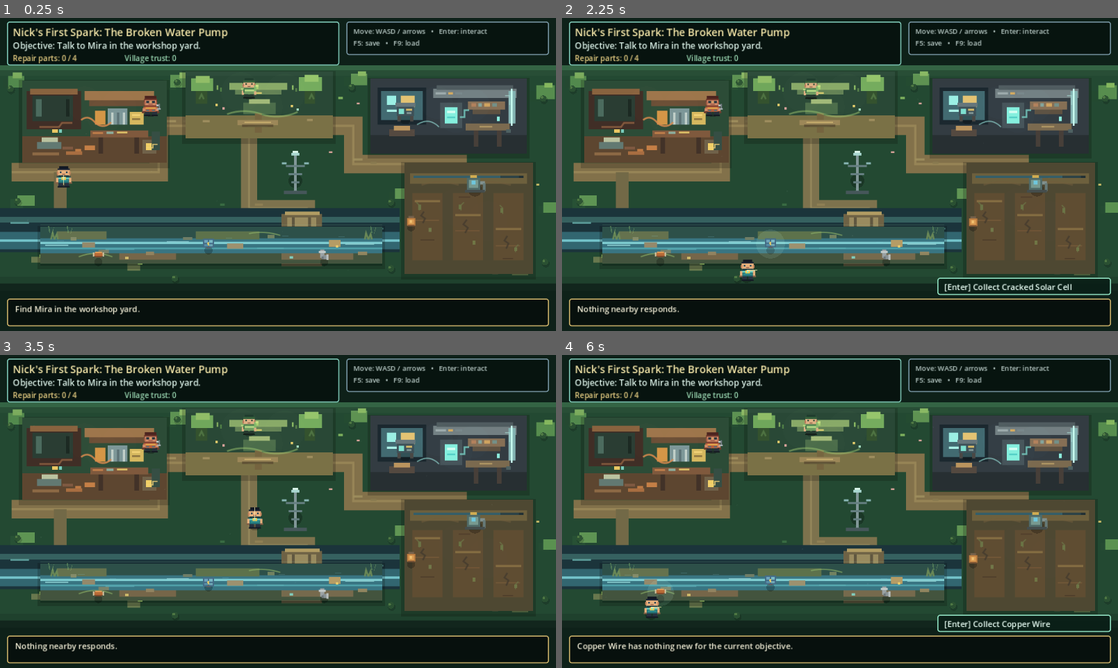
Above: before the commit, frames 1-4 (two rows, left to right).
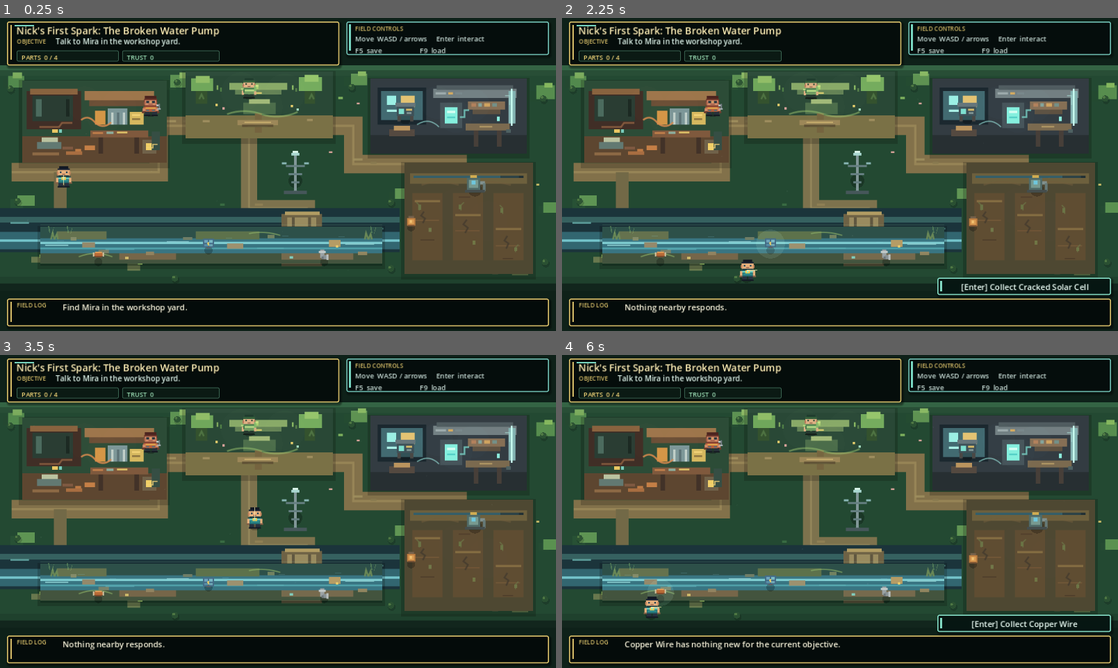
Above: after the commit, the same moments.

Repository: ndrorchestration/nick-luminous-valley
Game: Godot game, scene res://scenes/world/main.tscn
Two runs of this game, one before a commit and one after it. Both use one fixed random seed, a clock stepped at 60 frames per second and the inputs below.
Inputs:
- Up to frame 1 (0.25 s): no input
- Up to frame 2 (2.25 s): tap Enter at 0.5, 0.6, 1.35, 2.1 s; hold Right (ui_right) 0.53-1.28 s; tap Space at 0.77, 1.52 s; hold Down (ui_down) 1.28-2.03 s; hold Right (ui_right) from 2.03 s (still down)
- Up to frame 3 (3.5 s): release Right (ui_right) at 2.78 s; hold Up (ui_up) from 2.78 s (still down); tap Enter at 2.85 s; tap Space at 3.02 s
- Up to frame 4 (6 s): release Up (ui_up) at 3.53 s; hold Left (ui_left) 3.53-5.03 s; tap Enter every 0.75 s from 3.6 to 5.85 s; tap Space at 3.77, 4.52 s; hold Down (ui_down) 5.03-5.78 s; hold Right (ui_right) from 5.78 s (still down)

The runs differ from the first frame. In frame 1, 4.7% of the frame differs, in the area x 1-99%, y 1-99%; in frame 2, 5.1%; in frame 3, 4.7%; in frame 4, 5.4%.

Commit message:
Converge HUD toward JRPG field presentation
Merge the machine-verified JRPG HUD v2 presentation candidate while preserving issue #7 as the human interactive acceptance gate.

Diff:
--- a/scripts/ui/hud.gd
+++ b/scripts/ui/hud.gd
@@ -1,4 +1,6 @@
 extends CanvasLayer
+
+const HUD_PROFILE_VERSION := 2
 
 var title_label: Label
 var objective_label: Label
@@ -7,33 +9,58 @@
 var message_label: Label
 var hint_label: Label
 var hint_panel: Panel
+var hint_accent: ColorRect
+var objective_tag_label: Label
+var controls_title_label: Label
+var message_tag_label: Label
 
 func build_ui() -> void:
-	_add_panel(Vector2(12, 6), Vector2(574, 76), Color(0.025, 0.07, 0.055, 0.92), Color("78bfae"))
-	_add_panel(Vector2(598, 6), Vector2(350, 58), Color(0.025, 0.07, 0.055, 0.86), Color("718f9b"))
-	_add_panel(Vector2(12, 484), Vector2(936, 48), Color(0.025, 0.06, 0.05, 0.94), Color("c0a864"))
-	hint_panel = _add_panel(Vector2(648, 448), Vector2(300, 30), Color(0.04, 0.12, 0.09, 0.94), Color("8bd9ba"))
+	_add_panel(Vector2(12, 6), Vector2(574, 76), Color(0.018, 0.052, 0.043, 0.95), Color("d7bd68"), Color(0.0, 0.0, 0.0, 0.42))
+	_add_panel(Vector2(598, 6), Vector2(350, 58), Color(0.018, 0.048, 0.045, 0.91), Color("6ebdb1"), Color(0.0, 0.0, 0.0, 0.38))
+	_add_panel(Vector2(12, 484), Vector2(936, 48), Color(0.016, 0.043, 0.038, 0.96), Color("d7bd68"), Color(0.0, 0.0, 0.0, 0.46))
+	hint_panel = _add_panel(Vector2(648, 448), Vector2(300, 30), Color(0.025, 0.085, 0.070, 0.96), Color("82d9c1"), Color(0.0, 0.0, 0.0, 0.40))
 
-	title_label = _make_label(Vector2(22, 12), Vector2(540, 22), 18, Color("f5e7a9"))
-	objective_label = _make_label(Vector2(22, 37), Vector2(548, 21), 15, Color("d8eee5"))
-	inventory_label = _make_label(Vector2(22, 60), Vector2(190, 18), 13, Color("e8cf83"))
-	trust_label = _make_label(Vector2(215, 60), Vector2(180, 18), 13, Color("9ddbb5"))
-	hint_label = _make_label(Vector2(660, 454), Vector2(276, 18), 14, Color("e9fff5"))
-	message_label = _make_label(Vector2(26, 492), Vector2(904, 32), 14, Color("f5f0d8"))
+	_add_accent(Vector2(18, 12), Vector2(3, 60), Color("d7bd68"))
+	_add_accent(Vector2(25, 12), Vector2(34, 2), Color("78d5c0"))
+	_add_accent(Vector2(603, 11), Vector2(3, 46), Color("78d5c0"))
+	_add_accent(Vector2(18, 490), Vector2(3, 35), Color("d7bd68"))
+	hint_accent = _add_accent(Vector2(653, 454), Vector2(3, 18), Color("82d9c1"))
 
-	var help := _make_label(Vector2(610, 14), Vector2(326, 40), 12, Color("b9cbc6"))
-	help.text = "Move: WASD / arrows   •   Enter: interact\nF5: save   •   F9: load"
+	title_label = _make_label(Vector2(28, 10), Vector2(540, 21), 17, Color("fff0b7"))
+	title_label.add_theme_color_override("font_shadow_color", Color(0.0, 0.0, 0.0, 0.72))
+	title_label.add_theme_constant_override("shadow_offset_x", 1)
+	title_label.add_theme_constant_override("shadow_offset_y", 1)
+
+	objective_tag_label = _make_label(Vector2(29, 33), Vector2(68, 17), 10, Color("d7bd68"))
+	objective_tag_label.text = "OBJECTIVE"
+	objective_label = _make_label(Vector2(96, 31), Vector2(466, 20), 13, Color("e0f4eb"))
+
+	inventory_label = _make_stat_chip(Vector2(29, 56), Vector2(176, 19), Color("f0d477"))
+	trust_label = _make_stat_chip(Vector2(211, 56), Vector2(168, 19), Color("9ee2b8"))
+
+	controls_title_label = _make_label(Vector2(613, 11), Vector2(320, 16), 10, Color("d7bd68"))
+	controls_title_label.text = "FIELD CONTROLS"
+	var help := _make_label(Vector2(613, 27), Vector2(320, 28), 12, Color("c9ddd7"))
+	help.text = "Move  WASD / arrows     Enter  interact\nF5  save                     F9  load"
+
+	message_tag_label = _make_label(Vector2(29, 488), Vector2(82, 16), 10, Color("d7bd68"))
+	message_tag_label.text = "FIELD LOG"
+	message_label = _make_label(Vector2(108, 489), Vector2(824, 33), 14, Color("f6f1d9"))
+
+	hint_label = _make_label(Vector2(662, 454), Vector2(274, 18), 14, Color("edfff7"))
+	hint_label.horizontal_alignment = HORIZONTAL_ALIGNMENT_CENTER
 
 func refresh(title: String, objective: String, part_count: int, trust: int, message: String, hint: String) -> void:
 	title_label.text = title
-	objective_label.text = objective
-	inventory_label.text = "Repair parts: %d / 4" % part_count
-	trust_label.text = "Village trust: %d" % trust
+	objective_label.text = objective.trim_prefix("Objective:").strip_edges()
+	inventory_label.text = "PARTS  %d / 4" % part_count
+	trust_label.text = "TRUST  %d" % trust
 	message_label.text = message
 	hint_label.text = hint
 	hint_panel.visible = not hint.is_empty()
+	hint_accent.visible = hint_panel.visible
 
-func _add_panel(pos: Vector2, dimensions: Vector2, color: Color, border_color: Color) -> Panel:
+func _add_panel(pos: Vector2, dimensions: Vector2, color: Color, border_color: Color, shadow_color: Color) -> Panel:
 	var panel := Panel.new()
 	panel.position = pos
 	panel.size = dimensions
@@ -44,13 +71,46 @@
 	style.border_width_top = 2
 	style.border_width_right = 2
 	style.border_width_bottom = 2
-	style.corner_radius_top_left = 4
-	style.corner_radius_top_right = 4
-	style.corner_radius_bottom_left = 4
-	style.corner_radius_bottom_right = 4
+	style.corner_radius_top_left = 3
+	style.corner_radius_top_right = 3
+	style.corner_radius_bottom_left = 3
+	style.corner_radius_bottom_right = 3
+	style.shadow_color = shadow_color
+	style.shadow_size = 4
+	style.shadow_offset = Vector2(2, 3)
 	panel.add_theme_stylebox_override("panel", style)
 	add_child(panel)
 	return panel
+
+func _make_stat_chip(pos: Vector2, dimensions: Vector2, font_color: Color) -> Label:
+	var panel := Panel.new()
+	panel.position = pos
+	panel.size = dimensions
+	var style := StyleBoxFlat.new()
+	style.bg_color = Color(0.045, 0.105, 0.082, 0.94)
+	style.border_color = Color(0.32, 0.54, 0.44, 0.78)
+	style.border_width_left = 1
+	style.border_width_top = 1
+	style.border_width_right = 1
+	style.border_width_bottom = 1
+	style.corner_radius_top_left = 2
+	style.corner_radius_top_right = 2
+	style.corner_radius_bottom_left = 2
+	style.corner_radius_bottom_right = 2
+	panel.add_theme_stylebox_override("panel", style)
+	add_child(panel)
+
+	var label := _make_label(pos + Vector2(8, 1), dimensions - Vector2(16, 2), 11, font_color)
+	label.vertical_alignment = VERTICAL_ALIGNMENT_CENTER
+	return label
+
+func _add_accent(pos: Vector2, dimensions: Vector2, color: Color) -> ColorRect:
+	var accent := ColorRect.new()
+	accent.position = pos
+	accent.size = dimensions
+	accent.color = color
+	add_child(accent)
+	return accent
 
 func _make_label(pos: Vector2, dimensions: Vector2, font_size: int, font_color: Color) -> Label:
 	var label := Label.new()
--- a/tests/vertical_slice_smoke.gd
+++ b/tests/vertical_slice_smoke.gd
@@ -22,6 +22,12 @@
 
 	_check(world.hud != null, "HUD must be composed as a dedicated runtime component.")
 	_check(world.hud.hint_panel != null, "HUD must expose a dedicated interaction prompt panel.")
+	_check(world.hud.HUD_PROFILE_VERSION == 2, "JRPG HUD profile version must be 2.")
+	_check(world.hud.objective_tag_label != null, "HUD must expose an objective tag.")
+	_check(world.hud.controls_title_label != null, "HUD must expose a field-controls title.")
+	_check(world.hud.message_tag_label != null, "HUD must expose a field-log tag.")
+	_check(world.hud.hint_accent != null, "HUD must expose an interaction-prompt accent.")
+	_check(world.hud.hint_accent.visible == false, "HUD hint accent must hide when no prompt is active.")
 	_check(world.world_renderer != null, "World renderer must be composed as a dedicated runtime component.")
 	_check(world.world_renderer.MOTION_PROFILE_VERSION == 1, "Field motion profile version must be 1.")
 	_check(world.world_renderer.PRESENTATION_PROFILE_VERSION == 2, "Presentation profile version must be 2.")
Not shown, changed: docs/roadmap.md
Not shown, changed: docs/verification.md
Not shown, changed: docs/visual-direction.md
